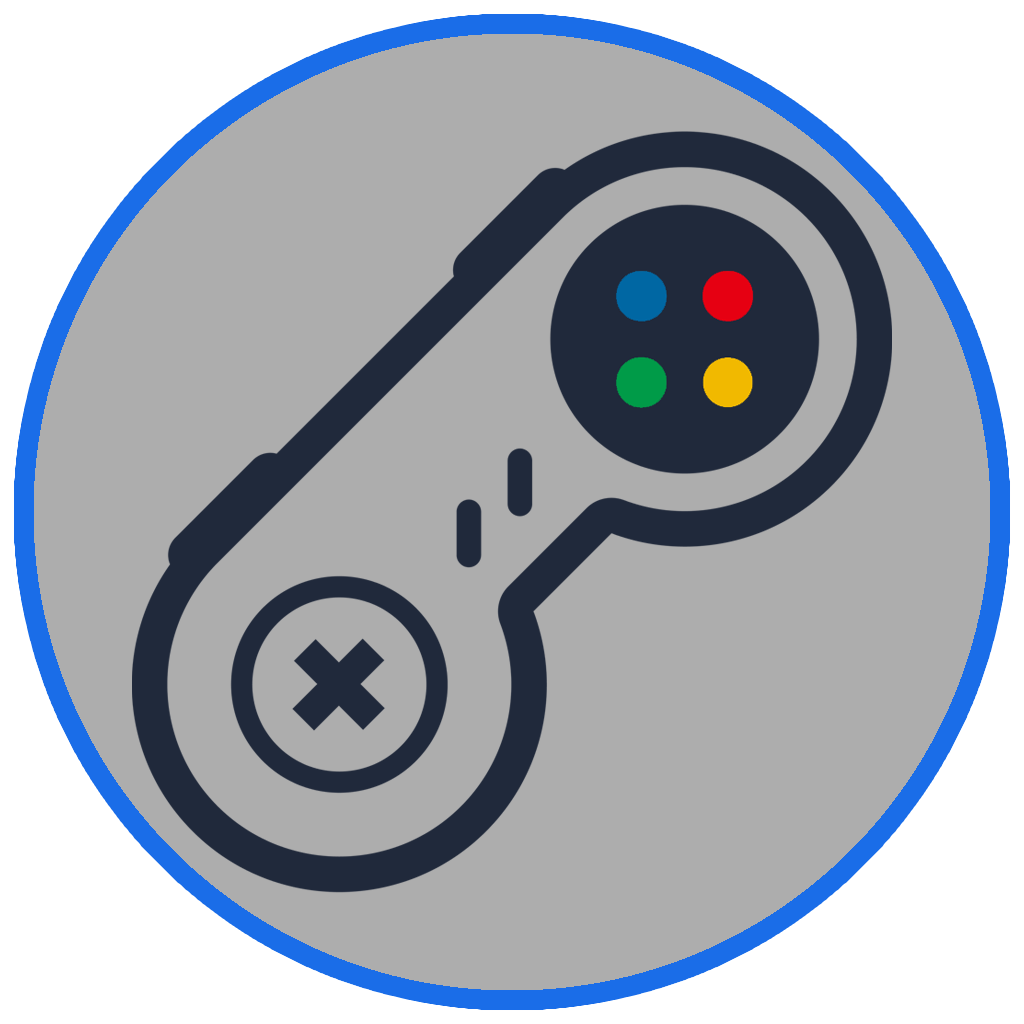
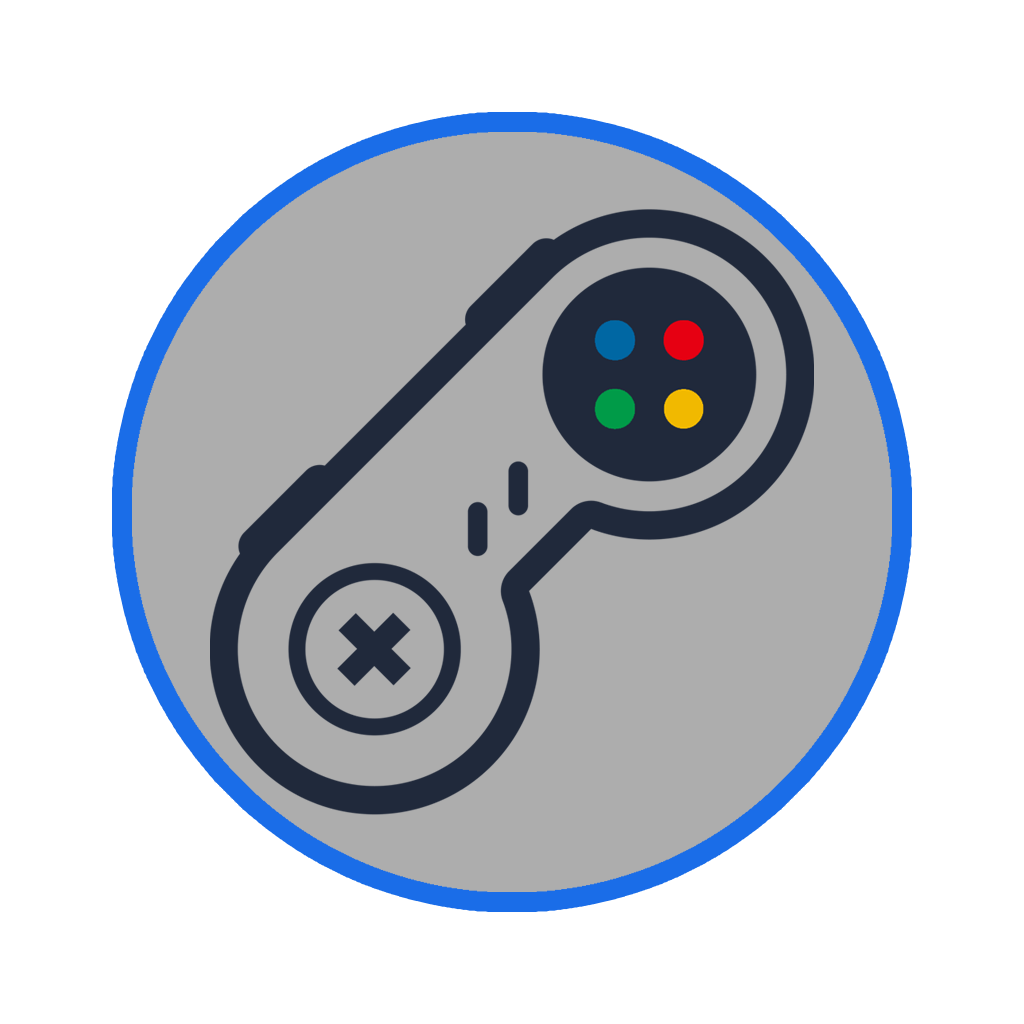
Layer changes from the first 1024×1024 image to the second:
added group "Group 1 copy" with 2 layers above "Group 1" over [132, 132, 892, 892]
added layer "Layer 1" (1st of 2, in "Group 1 copy") in group "Group 1 copy" over [210, 209, 814, 815]
added layer "Ellipse 1" (1st of 2, in "Group 1 copy") in group "Group 1 copy" over [132, 132, 892, 892]
moved "Layer 1" (2nd of 2, in "Group 1") into group "Group 1" over [132, 131, 892, 893]
moved "Ellipse 1" (2nd of 2, in "Group 1") into group "Group 1" over [34, 34, 990, 990]
